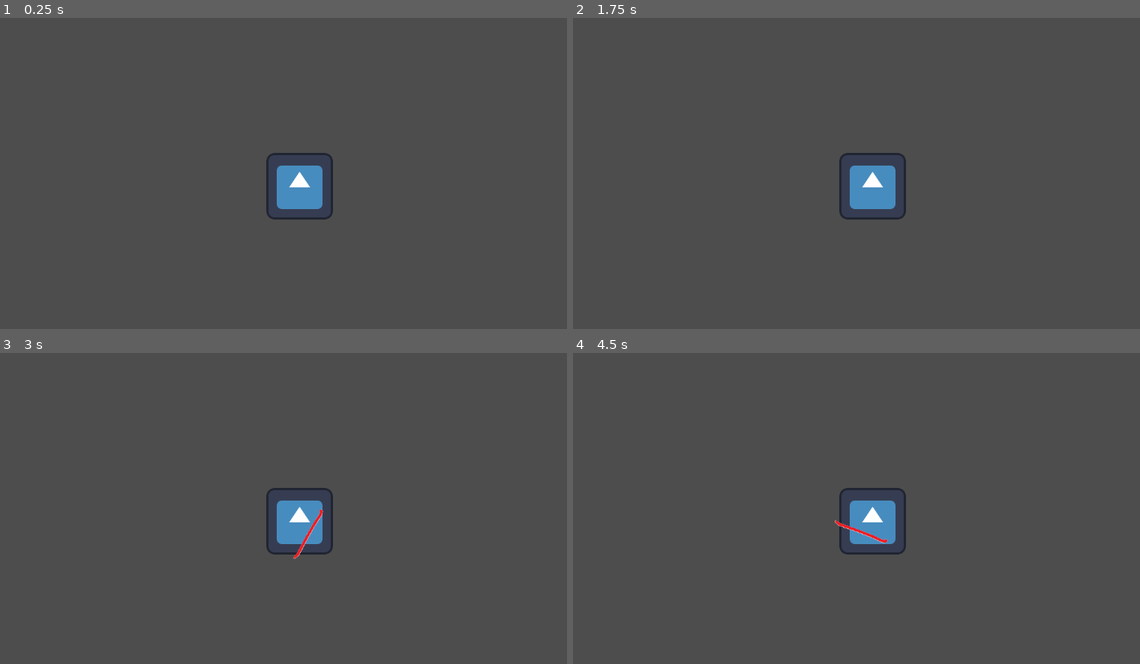
Above: before the commit, frames 1-4 (two rows, left to right).
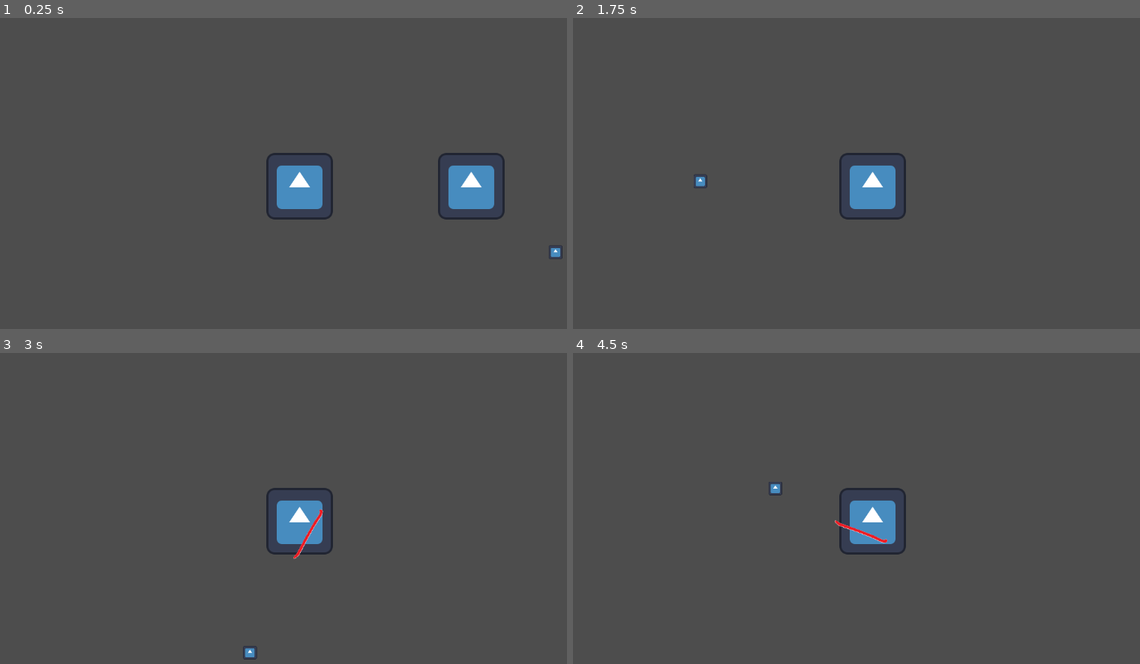
Above: after the commit, the same moments.

Repository: kschulz20/scream-jam-2024
Game: Godot game, scene res://src/main.tscn
The game is run twice, just before and just after one commit, with the same random seed, the same clock (stepped at 60 frames per second) and the same inputs. The engine's default icon, where the game draws it, is replaced by a stand-in: a white triangle on a blue panel in a dark square.
Inputs (mouse positions are in pixels of both pictures, inside the frame that each line leads up to):
- Up to frame 1 (0.25 s): no input
- Up to frame 2 (1.75 s): move the mouse to (1003, 170) at 0.52 s; hold D (move_right) 0.53-1.28 s; right-click (1003, 170) at 0.6 s; click (1003, 170) at 0.67 s; move the mouse to (754, 204) at 1.27 s; hold S (move_down) from 1.28 s (still down); click (754, 204) at 1.35 s; right-click (754, 204) at 1.55 s
- Up to frame 3 (3 s): tap Enter at 2 s; move the mouse to (357, 446) at 2.02 s; release S (move_down) at 2.03 s; hold D (move_right) 2.03-2.78 s; right-click (357, 446) at 2.1 s; click (357, 446) at 2.17 s; tap Space at 2.75 s; move the mouse to (272, 589) at 2.77 s; hold W (move_up) from 2.78 s (still down); right-click (272, 589) at 2.85 s; click (272, 589) at 2.92 s
- Up to frame 4 (4.5 s): tap Enter at 3.5 s; move the mouse to (1054, 570) at 3.52 s; release W (move_up) at 3.53 s; hold A (move_left) from 3.53 s (still down); click (1054, 570) at 3.6 s; right-click (1054, 570) at 3.8 s; tap Space at 4.25 s; move the mouse to (692, 471) at 4.27 s; right-click (692, 471) at 4.35 s; click (692, 471) at 4.42 s

The runs differ from the first frame. In frame 1, 1.5% of the frame differs, in the area x 77-100%, y 43-78%; in frame 2, less than 0.1%; in frame 3, less than 0.1%; in frame 4, less than 0.1%.
Error before the commit: Invalid call. Nonexistent function 'get_damage' in base 'Area2D (enemy.tscn::GDScript_vai2j)'. (res://src/Entities/MVPEnemy/enemy.gd:28)

Commit message:
Add mvp projectile

Diff:
--- a/project.godot
+++ b/project.godot
@@ -79,3 +79,9 @@
 , Object(InputEventJoypadButton,"resource_local_to_scene":false,"resource_name":"","device":-1,"button_index":0,"pressure":0.0,"pressed":false,"script":null)
 ]
 }
+range_attack={
+"deadzone": 0.5,
+"events": [Object(InputEventMouseButton,"resource_local_to_scene":false,"resource_name":"","device":-1,"window_id":0,"alt_pressed":false,"shift_pressed":false,"ctrl_pressed":false,"meta_pressed":false,"button_mask":2,"position":Vector2(94, 10),"global_position":Vector2(103, 56),"factor":1.0,"button_index":2,"canceled":false,"pressed":true,"double_click":false,"script":null)
+, Object(InputEventJoypadMotion,"resource_local_to_scene":false,"resource_name":"","device":-1,"axis":5,"axis_value":1.0,"script":null)
+]
+}
--- a/src/Entities/Player/player_character.gd
+++ b/src/Entities/Player/player_character.gd
@@ -1,6 +1,14 @@
 extends CharacterBody2D
 
 @export var move_speed :float = 1600.0
+
+@export var projectile :PackedScene = load(
+	"res://src/Entities/Projectile/projectile.tscn"
+)
+
+@export var fire_rate :float = 1.5
+var last_projectile_fired :float = 0.0
+var is_firing = false
 
 var is_mouse_input = false
 signal cane_attack(cane_hitbox_vector: Vector2)
@@ -64,6 +72,19 @@
 		var cane_hitbox_vector: Vector2 = Vector2.from_angle(mouse_angle)
 		# multiply by some amount here
 		cane_attack.emit(cane_hitbox_vector)
+	elif (Input.is_action_just_pressed("range_attack")):
+		is_firing = true
+		last_projectile_fired = 0.0
+	if (Input.is_action_just_released("range_attack")):
+		is_firing = false
+
+	if is_firing:
+		if last_projectile_fired <= 0.0:
+			print(last_projectile_fired)
+			shoot(aim_dir)
+			last_projectile_fired += 1.0 / (fire_rate)
+		else:
+			last_projectile_fired -= delta
 
 	pass
 
@@ -80,3 +101,9 @@
 	move_and_slide()
 
 	# TODO: do something with aim direction
+
+func shoot(dir: Vector2):
+	var new_projectile = projectile.instantiate()
+	new_projectile.heading = dir
+	new_projectile.position = self.position + (dir * 1.2)
+	owner.add_child(new_projectile)
--- /dev/null
+++ b/src/Entities/Projectile/projectile.tscn
@@ -0,0 +1,19 @@
+[gd_scene load_steps=4 format=3 uid="uid://cnvnjq8lou2ef"]
+
+[ext_resource type="Script" path="res://src/projectile.gd" id="1_lxhs6"]
+[ext_resource type="Texture2D" uid="uid://bj7l42iw8ukom" path="res://assets/player/icon.svg" id="2_d01vg"]
+
+[sub_resource type="CircleShape2D" id="CircleShape2D_0jaxg"]
+radius = 18.5714
+
+[node name="Projectile" type="Area2D"]
+position = Vector2(570, 451)
+script = ExtResource("1_lxhs6")
+
+[node name="CollisionShape2D" type="CollisionShape2D" parent="."]
+scale = Vector2(0.7, 0.7)
+shape = SubResource("CircleShape2D_0jaxg")
+
+[node name="Sprite2D" type="Sprite2D" parent="."]
+scale = Vector2(0.205, 0.205)
+texture = ExtResource("2_d01vg")
--- a/src/main.tscn
+++ b/src/main.tscn
@@ -1,16 +1,19 @@
-[gd_scene load_steps=6 format=3 uid="uid://owpaq245hh2l"]
+[gd_scene load_steps=7 format=3 uid="uid://owpaq245hh2l"]
 
-[ext_resource type="Script" path="res://src/main.gd" id="1_ug436"]
 [ext_resource type="PackedScene" uid="uid://q772sl7sx1ey" path="res://src/Entities/Player/player_character.tscn" id="1_wblpv"]
 [ext_resource type="PackedScene" uid="uid://3k1pyy0hhb37" path="res://src/Entities/MVPEnemy/enemy.tscn" id="2_gv313"]
-[ext_resource type="Script" path="res://src/spawn_manager.gd" id="4_rssqy"]
+[ext_resource type="Texture2D" uid="uid://bj7l42iw8ukom" path="res://assets/player/icon.svg" id="3_lyv6t"]
+[ext_resource type="PackedScene" uid="uid://cnvnjq8lou2ef" path="res://src/Entities/Projectile/projectile.tscn" id="4_queau"]
 
 [sub_resource type="CapsuleShape2D" id="CapsuleShape2D_wj6wx"]
 radius = 60.0
 height = 122.0
 
+[sub_resource type="CapsuleShape2D" id="CapsuleShape2D_tpfj1"]
+radius = 60.0
+height = 120.0
+
 [node name="Main" type="Node"]
-script = ExtResource("1_ug436")
 
 [node name="PlayerCharacter" parent="." instance=ExtResource("1_wblpv")]
 unique_name_in_owner = true
@@ -19,18 +22,12 @@
 [node name="CollisionShape2D2" type="CollisionShape2D" parent="PlayerCharacter"]
 shape = SubResource("CapsuleShape2D_wj6wx")
 
-[node name="SpawnManager" type="Node" parent="."]
-script = ExtResource("4_rssqy")
-enemy_scene = ExtResource("2_gv313")
+[node name="Enemy" parent="." instance=ExtResource("2_gv313")]
 
-[node name="EnemySpawn1" type="Marker2D" parent="SpawnManager"]
+[node name="Sprite2D" type="Sprite2D" parent="Enemy"]
+texture = ExtResource("3_lyv6t")
 
-[node name="EnemySpawn2" type="Marker2D" parent="SpawnManager"]
-position = Vector2(1144, 12)
+[node name="CollisionShape2D2" type="CollisionShape2D" parent="Enemy"]
+shape = SubResource("CapsuleShape2D_tpfj1")
 
-[node name="EnemySpawnTimer" type="Timer" parent="SpawnManager"]
-wait_time = 10.0
-
-[node name="Enemies" type="Node" parent="."]
-
-[connection signal="timeout" from="SpawnManager/EnemySpawnTimer" to="SpawnManager" method="_on_enemy_spawn_timer_timeout"]
+[node name="Projectile" parent="." instance=ExtResource("4_queau")]
--- /dev/null
+++ b/src/projectile.gd
@@ -0,0 +1,11 @@
+extends Area2D
+
+@export var damage = 1;
+var speed = 2000
+var heading :Vector2 = Vector2(1.0, 0.0)
+
+func _physics_process(delta: float) -> void:
+	position += heading * delta * speed
+
+func get_damage():
+	return damage
